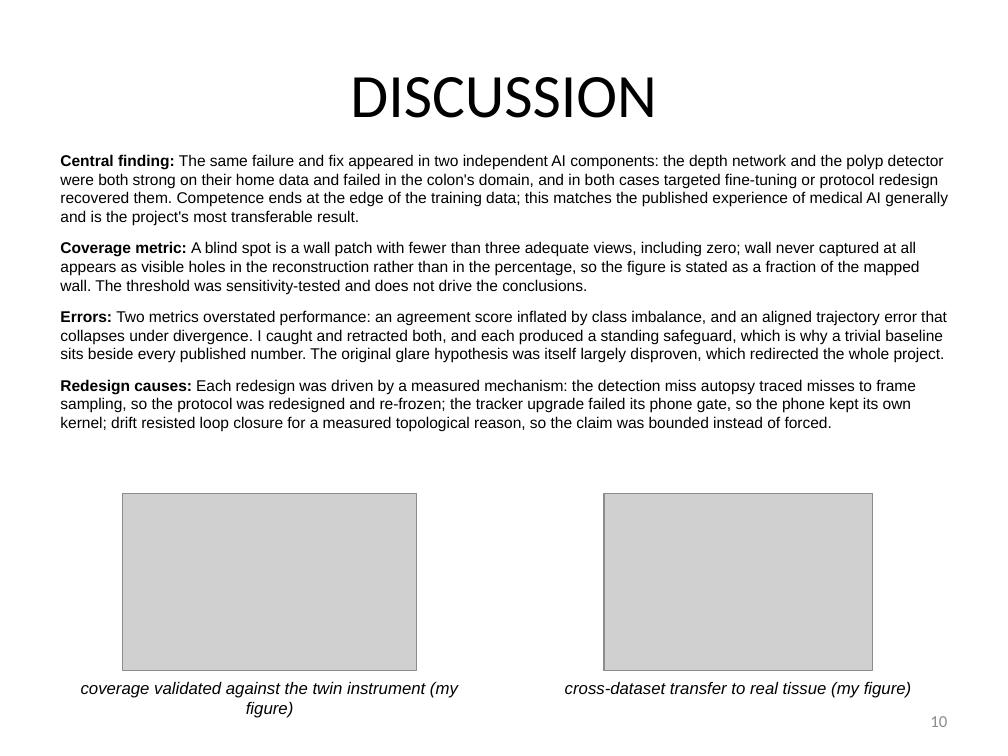
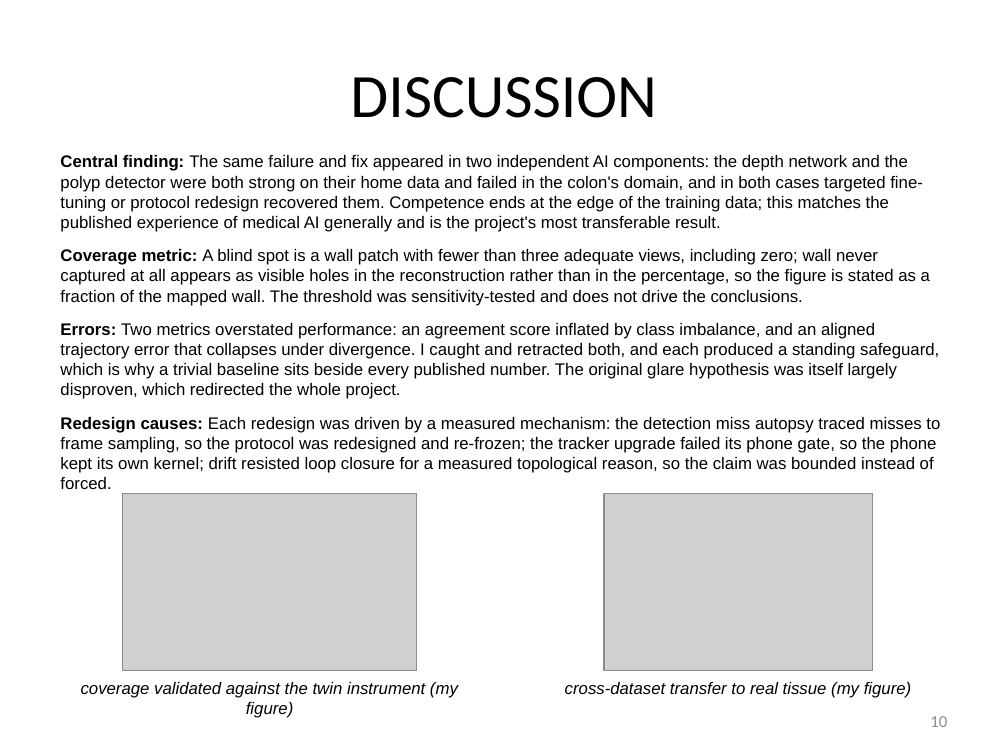
Before and after one commit to bluMoonx/EndoscopicMonocularSLAM, a slide deck: slide 10 of presentation/Argus_GSDSEF_2027_Digital_Presentation.pptx. Drawn at 1008x756 pixels with LibreOffice and Linux fonts; fonts in the diff are those of the drawing; grey boxes stand for pictures. Boxes give left, top, right and bottom in pixels: in the first picture for what was removed or moved away, otherwise in the second. Text is boxed around its words. In the diff, an @@ line names an element or a change of style, - is before the commit and + after.

```diff
--- a/presentation/Argus_GSDSEF_2027_Digital_Presentation.pptx
+++ b/presentation/Argus_GSDSEF_2027_Digital_Presentation.pptx
@@ text "Central finding: The same failure ..." at [60, 155, 940, 489]: size 11.1 to 12 pt @@
```
Also in this commit, not shown: 4 other slides changed, 1 other file.
